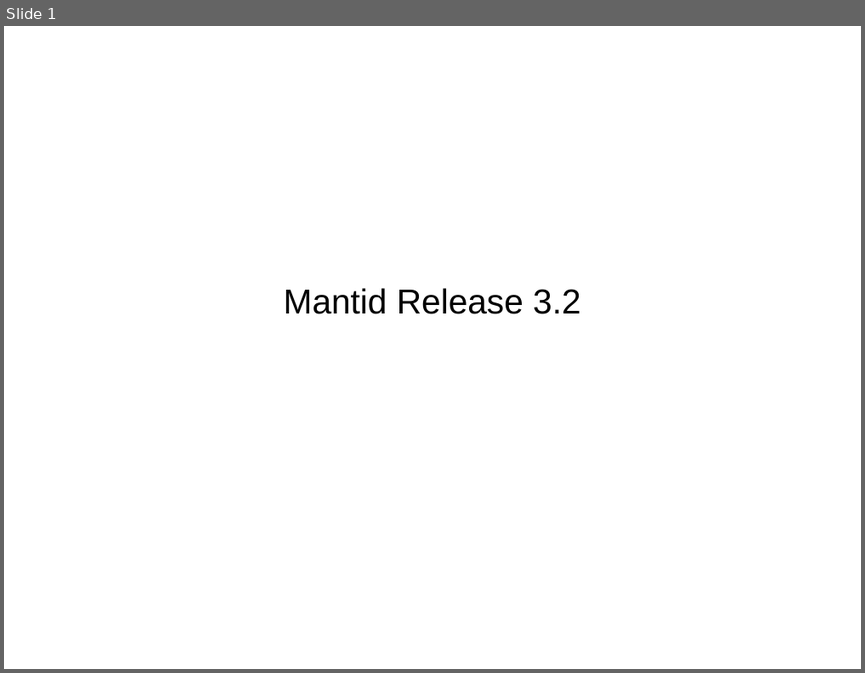
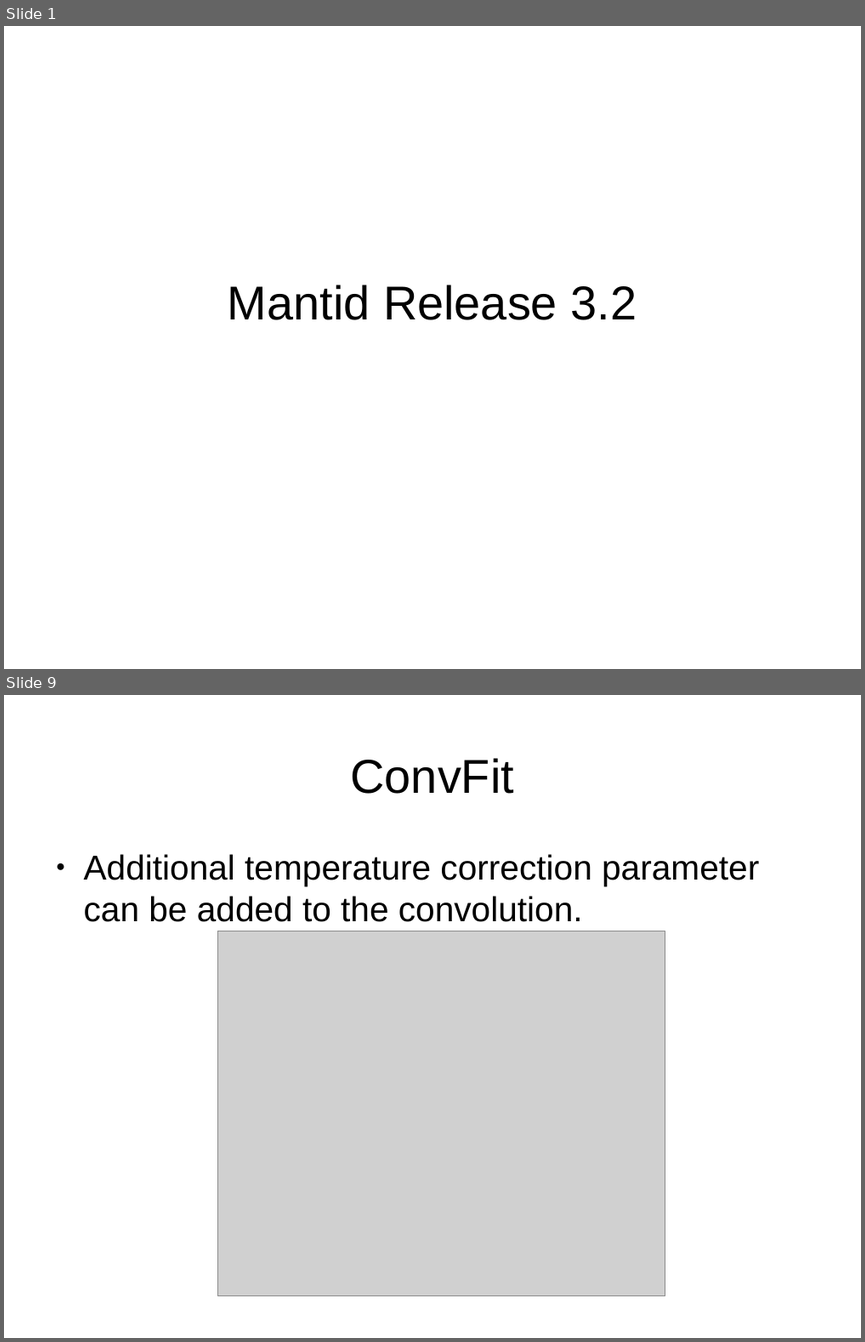
Before and after one commit to samueljackson92/documents, a slide deck: RAL/msg_presentation.odp. Shown one above the other, each under a label of ours: slide 1 before the commit, slides 1 and 9 after it; the slides between them are not shown. The pictures are 865x673 and 865x1342 pixels, drawn with LibreOffice and Linux fonts; fonts in the diff are those of the drawing; grey boxes stand for pictures. Boxes give left, top, right and bottom in pixels: in the first picture for what was removed or moved away, otherwise in the second. Text is boxed around its words. In the diff, an @@ line names an element or a change of style, - is before the commit and + after.

```diff
--- a/RAL/msg_presentation.odp
+++ b/RAL/msg_presentation.odp
@@ slide 9 added at [4,695,861,1338], background #FFFFFF @@
@@ title added at [351,758,514,794], 44 pt, text #000000 @@
+ConvFit
@@ text added at [84,854,759,922], 32 pt, text #000000 @@
+● Additional temperature correction parameter can be added to the convolution.
@@ picture added at [218,931,665,1296] @@
@@ slide 1 changed as well @@
@@ subtitle "Mantid Release 3.2" at [228,284,636,320]: size 32 to 44 pt @@
```
Also in this commit, not shown: 13 other slides added, 2 slides removed.
